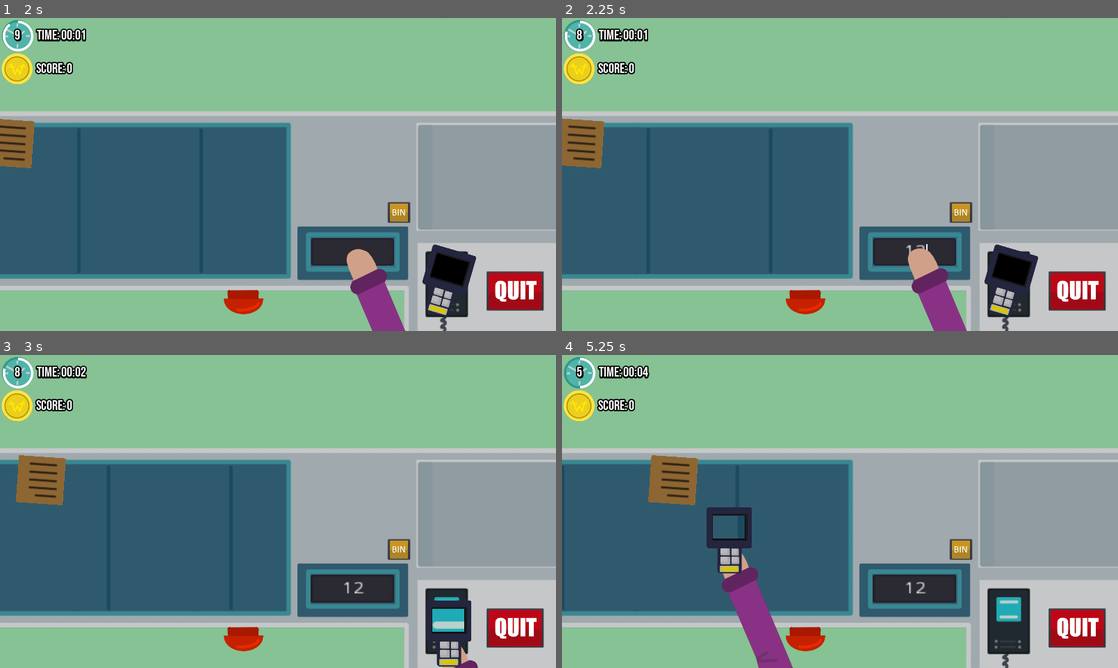
Above: before the commit, frames 1-4 (two rows, left to right).
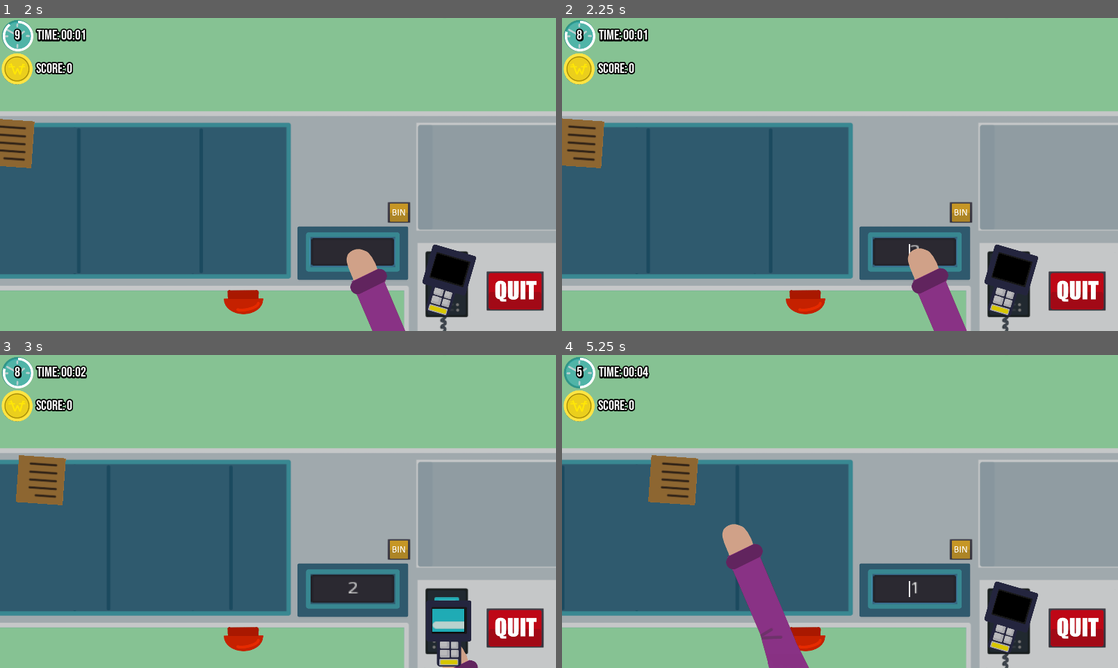
Above: after the commit, the same moments.

Repository: sboigelot/LD51
Game: Godot game, scene res://Scenes/MainMenu.tscn
The game is run twice, just before and just after one commit, with the same random seed, the same clock (stepped at 60 frames per second) and the same inputs. Sound files missing from this copy of the repository are replaced by a short silence.
Inputs (mouse positions are in pixels of both pictures, inside the frame that each line leads up to):
- Up to frame 1 (2 s): click (333, 252) at 0.5 s; click (355, 252) at 1.25 s
- Up to frame 2 (2.25 s): click (912, 252) at 2.02 s; type "12" at 2.1 s
- Up to frame 3 (3 s): click (450, 621) at 2.75 s
- Up to frame 4 (5.25 s): click (806, 639) at 3.5 s; tap Enter at 4.25 s; move the mouse to (962, 495) at 4.27 s; hold Right (ui_right) 4.28-5.03 s; tap 0 at 4.35 s; click (962, 495) at 4.42 s; tap Space at 4.52, 4.82 s; tap 1 at 4.55, 5.1 s; move the mouse to (728, 527) at 5.02 s; hold Down (ui_down) from 5.03 s (still down)

Frame 1 is identical in both runs. In frame 2, less than 0.1% of the frame differs, in the area x 61-66%, y 72-76%; in frame 3, less than 0.1%; in frame 4, 4.4%, in the area x 26-86%, y 48-100%.
Error after the commit: Invalid get index 'key ' (on base: 'Dictionary'). (res://Sounds/SfxManager.gd:67)

Commit message:
Activate keyboard on number press

Diff:
--- a/LD51/Scenes/Supermarket3d.gd
+++ b/LD51/Scenes/Supermarket3d.gd
@@ -437,6 +437,29 @@
 	keyboard_line_edit.grab_focus()
 	set_scanner_hands(false)
 
+
+var number_scancodes = [
+	KEY_0,
+	KEY_1,
+	KEY_2,
+	KEY_3,
+	KEY_4,
+	KEY_5,
+	KEY_6,
+	KEY_7,
+	KEY_8,
+	KEY_8,
+]
+func _input(event):
+	if event is InputEventKey:
+		if number_scancodes.has(event.scancode):
+			_on_KeyboardButton_pressed()
+			keyboard_line_edit.text = OS.get_scancode_string(event.scancode)
+			return
+		if [KEY_SPACE, KEY_TAB].has(event.scancode):
+			_on_KeyboardButton_pressed()
+			return
+
 func _on_KeyboardLineEdit_text_entered(new_text):
 	keyboard_line_edit.visible = false
 	var numbers = []
